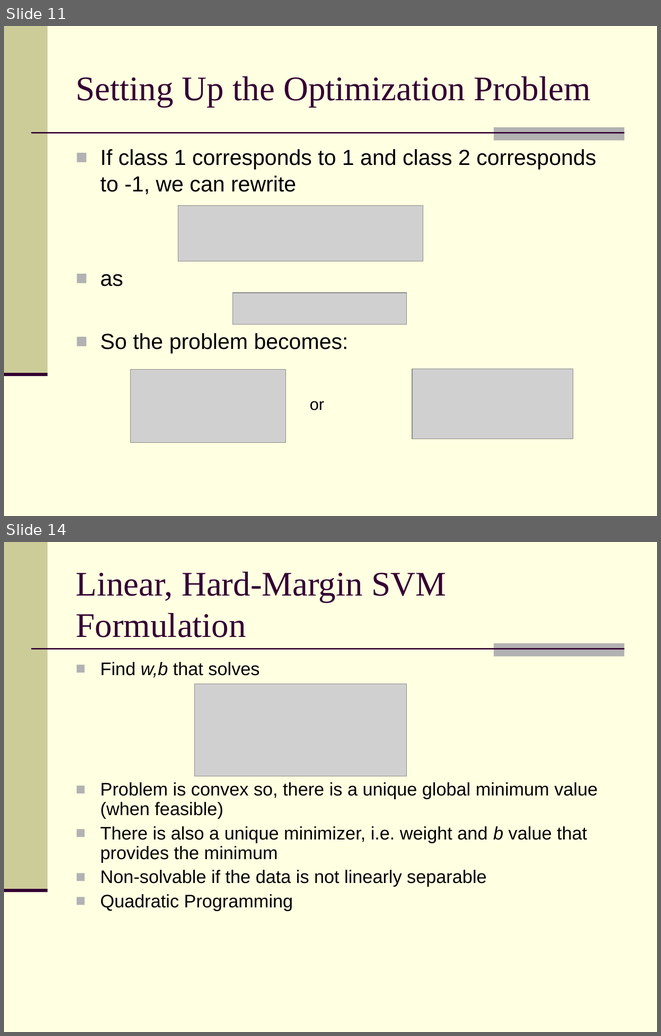
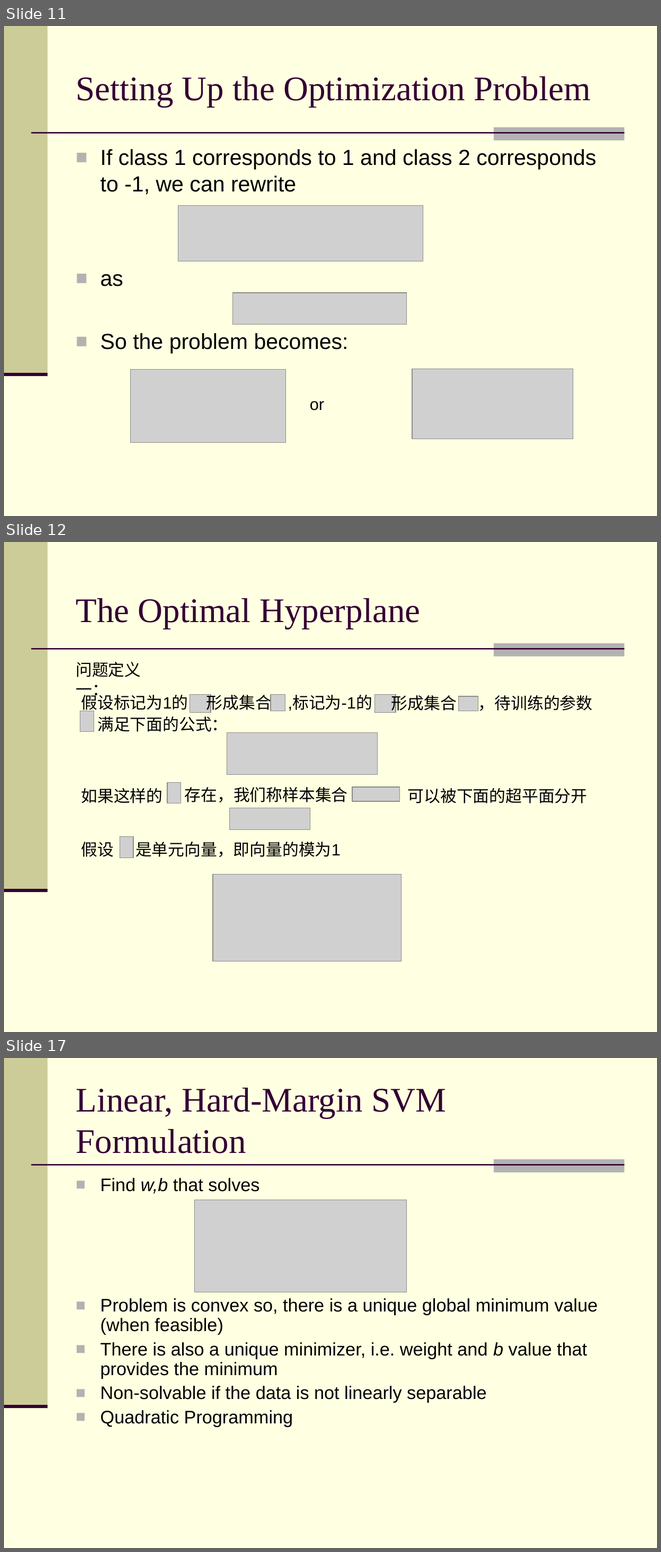
Before and after one commit to clickwise/user_click, a slide deck: docs/Introduction to Machine Learning.ppt. Shown one above the other, each under a label of ours: slides 11 and 14 before the commit, slides 11, 12 and 17 after it; the slides between them are not shown. The pictures are 661x1036 and 661x1552 pixels, drawn with LibreOffice and Linux fonts; fonts in the diff are those of the drawing; grey boxes stand for pictures; background and template pictures are left out. Boxes give left, top, right and bottom in pixels: in the first picture for what was removed or moved away, otherwise in the second. Text is boxed around its words. In the diff, an @@ line names an element or a change of style, - is before the commit and + after.

```diff
--- a/docs/Introduction to Machine Learning.ppt
+++ b/docs/Introduction to Machine Learning.ppt
@@ slide 12 added at (4,542,657,1032), background #FFFFE1; not listed: 4 template elements that a slide beside it also shows @@
@@ title added at (76,598,420,629), 38 pt, text #330033 @@
+The Optimal Hyperplane
@@ text added at (76,662,141,700), 18 pt, text #000000 @@
+问题定义一：
@@ text added at (81,693,188,713), 18 pt, text #000000 @@
+假设标记为1的
@@ picture added at (190,694,210,713) @@
@@ text added at (206,694,272,713), 18 pt, text #000000 @@
+形成集合
@@ picture added at (271,694,285,711) @@
@@ text added at (288,695,372,711), 18 pt, text #000000 @@
+,标记为-1的
@@ picture added at (375,694,396,713) @@
@@ text added at (391,694,457,713), 18 pt, text #000000 @@
+形成集合
@@ picture added at (458,696,478,711) @@
@@ text added at (478,695,593,711), 18 pt, text #000000 @@
+，待训练的参数
@@ picture added at (80,711,94,731) @@
@@ text added at (97,716,228,735), 18 pt, text #000000 @@
+满足下面的公式：
@@ picture added at (227,733,378,775) @@
@@ text added at (81,788,163,803), 18 pt, text #000000 @@
+如果这样的
@@ picture added at (167,782,181,803) @@
@@ text added at (185,787,348,802), 18 pt, text #000000 @@
+存在，我们称样本集合
@@ picture added at (352,787,399,801) @@
@@ text added at (408,788,588,803), 18 pt, text #000000 @@
+可以被下面的超平面分开
@@ picture added at (229,808,310,830) @@
@@ text added at (81,841,114,857), 18 pt, text #000000 @@
+假设
@@ picture added at (120,837,133,857) @@
@@ text added at (135,841,341,857), 18 pt, text #000000 @@
+是单元向量，即向量的模为1
@@ picture added at (213,874,402,961) @@
@@ what was slide 14 is now slide 17 @@
```
Also in this commit, not shown: 4 slides changed, 4 other slides added, 3 slides removed, 3 other files.
